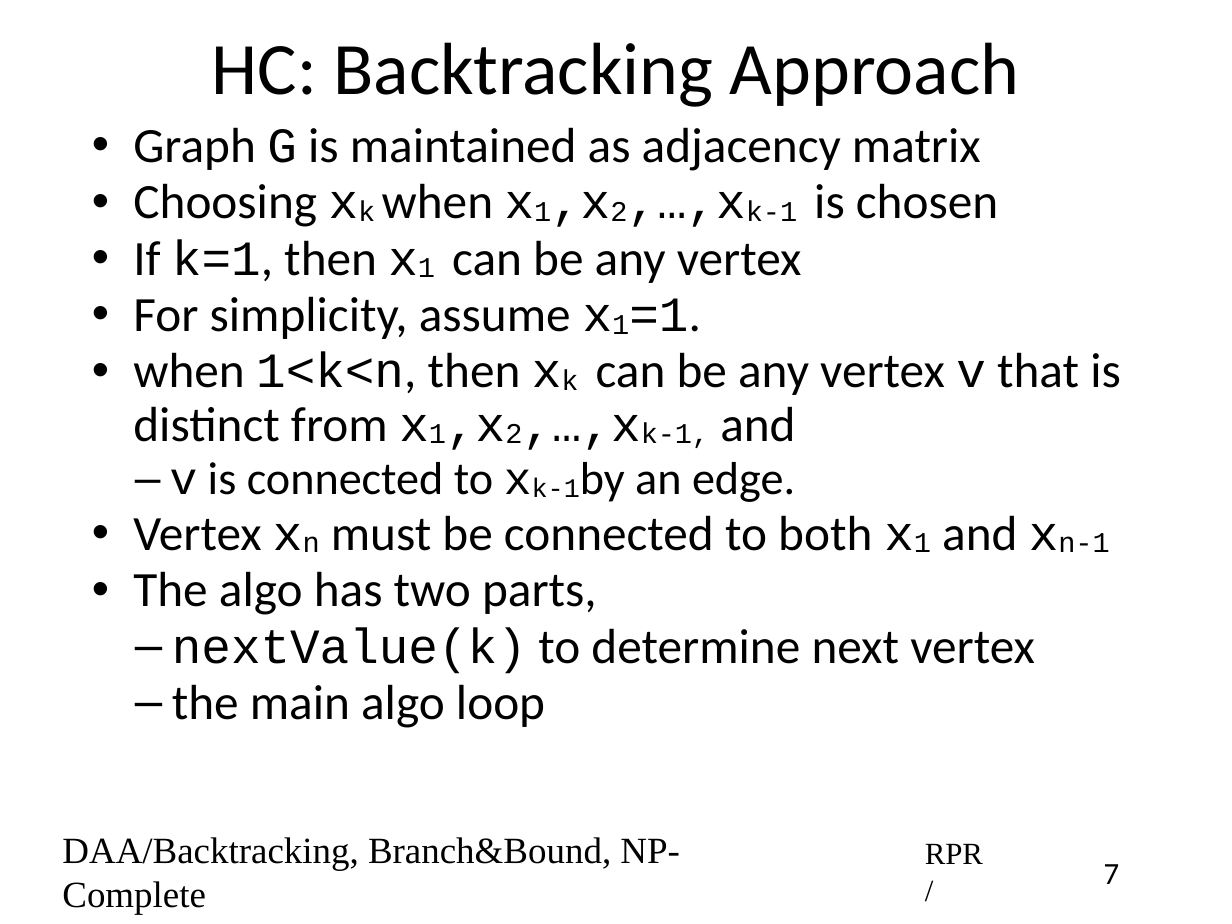
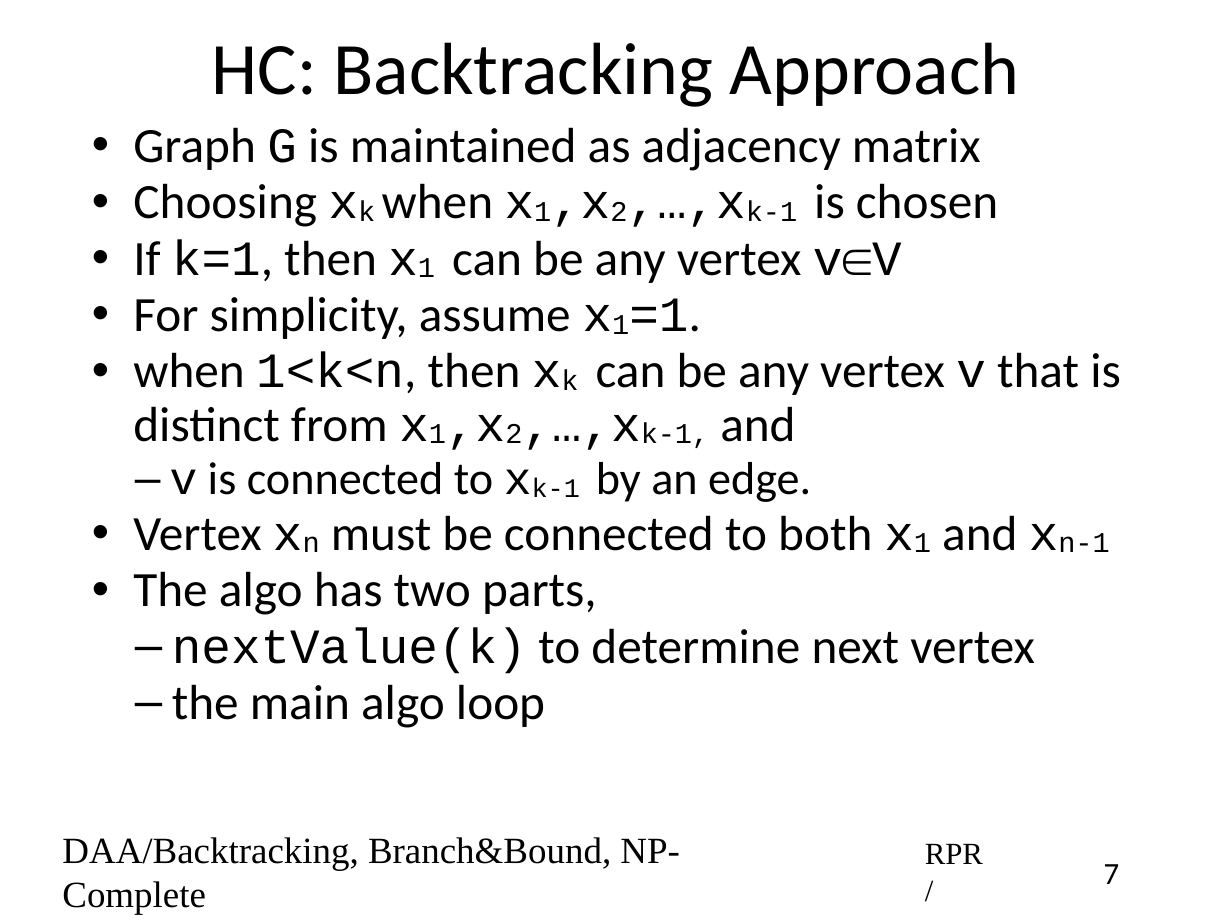
Before and after one commit to rprustagi/2019-17CS43-DAA, a slide deck: slide 7 of Slides-RPR/2019-H1-DAA-L43-BackTrack-algos.pptx. Drawn at 1232x924 pixels with LibreOffice and Linux fonts; fonts in the diff are those of the drawing. Boxes give left, top, right and bottom in pixels: in the first picture for what was removed or moved away, otherwise in the second. Text is boxed around its words. In the diff, an @@ line names an element or a change of style, - is before the commit and + after.

```diff
--- a/Slides-RPR/2019-H1-DAA-L43-BackTrack-algos.pptx
+++ b/Slides-RPR/2019-H1-DAA-L43-BackTrack-algos.pptx
@@ text at (x1=133, y1=239, x2=902, y2=283): text changed @@
-• If k=1, then x1 can be any vertex
+• If k=1, then x1 can be any vertex v∈V
@@ text at (x1=170, y1=462, x2=811, y2=502): spaces changed @@
-  – v is connected to xk-1by an edge.
+  – v is connected to xk-1 by an edge.
```
Also in this commit, not shown: 6 other slides changed, 1 slide added, 2 other files.
